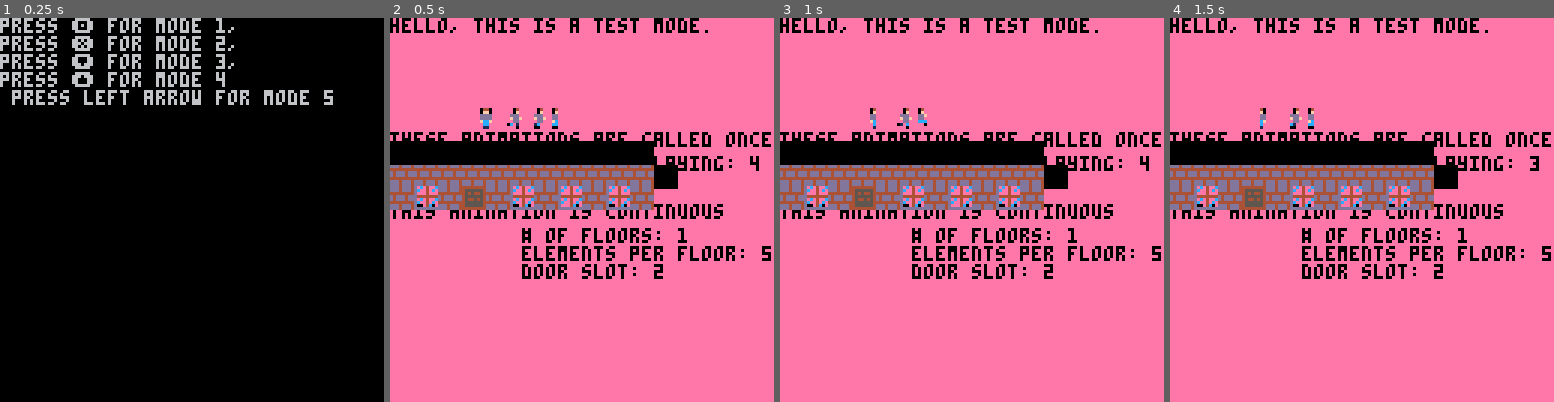
Above: before the commit, frames 1-4 (left to right).
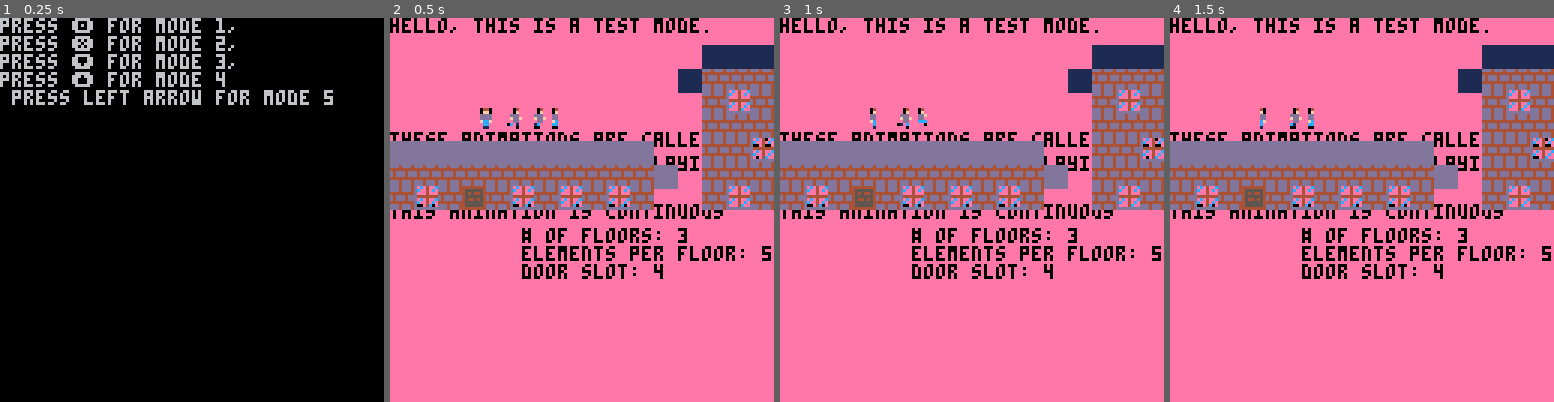
Above: after the commit, the same moments.

Repository: llopez020/Anxiety-at-its-Finest
Game: PICO-8 cartridge newbase.p8
The game is run twice, just before and just after one commit, with the same random seed, the same clock (stepped at 60 frames per second) and the same inputs.
Inputs:
- Up to frame 1 (0.25 s): no input
- Up to frame 2 (0.5 s): tap X (X key) at 0.33 s
- Up to frame 3 (1 s): tap O (Z key) at 0.7 s
- Up to frame 4 (1.5 s): tap X (X key) at 1.07 s

Frame 1 is identical in both runs. In frame 2, 13% of the frame differs, in the area x 0-100%, y 7-68%; in frame 3, 13%; in frame 4, 13%.

Commit message:
first pass at item spawners

Diff:
--- a/building_generator.lua
+++ b/building_generator.lua
@@ -1,7 +1,9 @@
 building_data = {
     buildings_end = 0,
-    xoffset = 0,
-    yoffset = 63
+    xoffset_build = 0,
+    yoffset_build = 63,
+    xoffset_camera = 0,
+    yoffset_camera = 63
 }
 building_list = {}
 building = {
@@ -12,9 +14,11 @@
     door_slot = 0,
     brick_color = 0,
     roof_color = 0,
+    max_spawners = 0
 }
 available_brick_colors = {15,8,13,5}
-available_roof_colors = {13,4,0,1,12,5}
+available_roof_colors = {13,4,0,1,5}
+available_spawners = {247,40,44}
 
 function building:new(building_x_start_,number_of_floors_,elements_per_floor_,brick_color_,roof_color_)
     self.__index = self
@@ -27,21 +31,48 @@
     self)
 end
 
-function new_building()
-    buildingToAdd =
-    building:new
-    (building_data.buildings_end, -- new building starts at buildings end coordinate
-    (flr(rnd(4)) + 1), -- number of floors = 1-4
-    (flr(rnd(4)) + 3), -- elements per floor = 3-6
-    available_brick_colors[(flr(rnd(#available_brick_colors)) + 1)], -- pick a random brick color from array
-    available_roof_colors[(flr(rnd(#available_roof_colors)) + 1)]) -- pick a random roof color from array
+function create_buildings()
+    while(building_data.buildings_end<128*8) do
+        buildingToAdd =
+        building:new
+        (building_data.buildings_end, -- new building starts at buildings end coordinate
+        (flr(rnd(4)) + 1), -- number of floors = 1-4
+        (flr(rnd(4)) + 3), -- elements per floor = 3-6
+        available_brick_colors[(flr(rnd(#available_brick_colors)) + 1)], -- pick a random brick color from array
+        available_roof_colors[(flr(rnd(#available_roof_colors)) + 1)]) -- pick a random roof color from array
 
-    buildingToAdd.building_x_end = building_data.buildings_end+(8*(buildingToAdd.elements_per_floor+1+buildingToAdd.elements_per_floor+2))
-    buildingToAdd.door_slot = (flr(rnd(buildingToAdd.elements_per_floor)) + 1)
+        buildingToAdd.building_x_end = building_data.buildings_end+(8*(buildingToAdd.elements_per_floor+1+buildingToAdd.elements_per_floor+2))
+        buildingToAdd.door_slot = (flr(rnd(buildingToAdd.elements_per_floor)) + 1)
+        buildingToAdd.max_spawners = (flr(buildingToAdd.elements_per_floor/2)*buildingToAdd.number_of_floors)/3
 
-    building_data.buildings_end = buildingToAdd.building_x_end
+        building_data.buildings_end = buildingToAdd.building_x_end
 
-    add(building_list,buildingToAdd)
+        map_x_start = (buildingToAdd.building_x_start/8)+1
+        floor_x_start = map_x_start
+        map_y_start = flr(building_data.yoffset_build/8)+1
+        current_spawners = 0
+        buildFloorOffset = 0
+        for i=1,buildingToAdd.number_of_floors,1 do
+            for j=1,buildingToAdd.elements_per_floor-buildFloorOffset,1 do
+                if i>1 then mset( floor_x_start, map_y_start, 52) end
+                if((flr(rnd(6)))==1 and current_spawners<buildingToAdd.max_spawners) then
+                    spawn = available_spawners[(flr(rnd(#available_spawners)) + 1)]
+                    mset( floor_x_start, map_y_start-1, spawn)
+                    if(spawn == 247) then
+                        --create_object("blob",247,floor_x_start*8,(map_y_start-1)*8,8,7)
+                        --mset(floor_x_start,map_y_start-1,0)
+                    end
+                    current_spawners += 1
+                end
+                floor_x_start += 2
+            end
+            map_y_start-=2
+            buildFloorOffset = buildFloorOffset^^1
+            floor_x_start = map_x_start+buildFloorOffset
+        end
+
+        add(building_list,buildingToAdd)
+    end
 end
 
 function renderBuildings()
@@ -50,7 +81,7 @@
         pal( 15, buildingToAdd.brick_color)
         buildGround(buildingToAdd)
         buildFloorOffset = 1
-        build_y_coord = building_data.yoffset-7-8-8
+        build_y_coord = building_data.yoffset_camera-7-8-8
         for i=1,buildingToAdd.number_of_floors-1,1 do
             buildFloor(buildingToAdd,buildFloorOffset,build_y_coord)
             buildFloorOffset = buildFloorOffset^^1
@@ -63,8 +94,8 @@
 end
 
 function buildGround(buildingToAdd)
-    build_x_coord = buildingToAdd.building_x_start+building_data.xoffset
-    build_y_coord = building_data.yoffset-7
+    build_x_coord = buildingToAdd.building_x_start+building_data.xoffset_camera
+    build_y_coord = building_data.yoffset_camera-7
     for i=1,buildingToAdd.elements_per_floor,1 do
         if (i == buildingToAdd.door_slot) then
             spr(58, build_x_coord, build_y_coord, 1, 1)
@@ -79,7 +110,7 @@
         end
     end
     spr(58, build_x_coord, build_y_coord, 1, 1)
-    build_x_coord = buildingToAdd.building_x_start+building_data.xoffset
+    build_x_coord = buildingToAdd.building_x_start+building_data.xoffset_camera
     build_y_coord = build_y_coord-8
     for i=1,buildingToAdd.elements_per_floor,1 do
         spr(58, build_x_coord, build_y_coord, 1, 1)
@@ -91,7 +122,7 @@
 end
 
 function buildFloor(buildingToAdd,buildFloorOffset,build_y_coord)
-    build_x_coord = buildingToAdd.building_x_start+building_data.xoffset
+    build_x_coord = buildingToAdd.building_x_start+building_data.xoffset_camera
     if(buildFloorOffset == 1) then
         spr(58, build_x_coord, build_y_coord, 1, 1)
         build_x_coord = build_x_coord + 8
@@ -113,7 +144,7 @@
         end
         spr(58, build_x_coord, build_y_coord, 1, 1)
     end
-    build_x_coord = buildingToAdd.building_x_start+building_data.xoffset
+    build_x_coord = buildingToAdd.building_x_start+building_data.xoffset_camera
     build_y_coord = build_y_coord-8
     for i=1,buildingToAdd.elements_per_floor,1 do
         spr(58, build_x_coord, build_y_coord, 1, 1)
@@ -125,11 +156,11 @@
 end
 
 function buildRoof(buildingToAdd,build_y_coord)
-    build_x_coord = buildingToAdd.building_x_start-8+building_data.xoffset
+    build_x_coord = buildingToAdd.building_x_start-8+building_data.xoffset_camera
     rectfill( build_x_coord, build_y_coord, build_x_coord+7, build_y_coord-7, buildingToAdd.roof_color)
     build_x_coord = build_x_coord + 8*(buildingToAdd.elements_per_floor+buildingToAdd.elements_per_floor+2)
     rectfill( build_x_coord, build_y_coord, build_x_coord+7, build_y_coord-7, buildingToAdd.roof_color)
-    build_x_coord = buildingToAdd.building_x_start+building_data.xoffset
+    build_x_coord = buildingToAdd.building_x_start+building_data.xoffset_camera
     build_y_coord = build_y_coord - 8
     for i=1,buildingToAdd.elements_per_floor,1 do
         rectfill( build_x_coord, build_y_coord, build_x_coord+7, build_y_coord-7, buildingToAdd.roof_color)
--- a/newbase.p8
+++ b/newbase.p8
@@ -52,7 +52,7 @@
 delta_y = 0
 velocity_x=0.0
 velocity_y=0.0
-player_speed = 400.0
+player_speed = 800.0
 gravity_strength = 200.0
 friction_strength = 10.0
 jump_strength = 5000.0
@@ -61,13 +61,15 @@
 -- end
 
 
-mapwidth=40 -- map width
+mapwidth=128 -- map width
 mapheight=30 -- map height
 
 mode = "initdebug" -- sets mode to debug menu
 
 player = create_object("player",0,0,0,4,7) -- creates player object with sprite 0
 loadmap() -- converts pico-8 map into objects
+
+create_buildings()
 
 mapx=player.x/8 -- map x pos
 mapy=player.y/8 -- map y pos
@@ -108,6 +110,7 @@
 function testmode()
 
 cls(12)
+renderBuildings()
 
 handle_animations()
 
@@ -184,8 +187,8 @@
 //if mapy<0 then mapy=0 end
 
 -- moves all objects to correct map position
-if player.x==64 and player.x==player.oldx and player.x!=0 then moveallx() end
-if player.y==64 and player.y==player.oldy and player.y!=0 then moveally() end
+if player.x==64 and player.x==player.oldx and player.x!=0 then moveallx() building_data.xoffset_camera+=((olddmapx-mapx)*8) end
+if player.y==64 and player.y==player.oldy and player.y!=0 then moveally() building_data.yoffset_camera+=((olddmapy-mapy)*8) end
 //if mapy<8 then mapy=8 end
 -- prints map pos
 //print(mapx.." "..ceil(player.x),40,0,7)
@@ -342,7 +345,6 @@
 	animate_once(30+8+8,30,{6,7,8},1,1,15,2)
 	animate_once(30+8+8+8,30,{6,7},1,1,10,2)
 	start_animate = 0
-	new_building()
 end
 print("these animations are called once",0,30+8)
 print("animations currently playing: "..#animation_data_once,0,30+8+8)
@@ -697,14 +699,14 @@
 6666666666666666666666666666666666666666666666666f6f666607477470d22222d200066666c7cccccc0cf88fc066c777c603330666bbabb1a133344333
 6666666666666666666666666666666666666666666666666666666604777740ddddddd208066666cc77cccc6cf88fc66c777cc660306666ba4abb1b34344443
 666666666666666666666666666666666666666666666666666666666000000662222226000666666cccccc666ffff66ccccc66666066666bbabbbbb44444444
-6886666688666666886666665777777777777777777777755555555575555557aaaaaaaa55555555fff4fff4444444446664444666666666bbbbbbbbb8bbb8bb
-6446666644666666446666665777777777777777777777755555555577777777aaaaaaaa55555555fff4fff445555554664545a466666666bbbbbbbb828b8a8b
-88886666886666668866666657777777777777777777777555555555555555555555555555555555444444444545445466454a5466644666bbbbbbbbb8bbb8bb
-48846666486666668466666657777777777777777777777555555555555555555555555555555555f4fff4ff45555554664545a466888866bbbbbbbb33333333
-41146666416666661466666657777777777777777777777555555555555555555555555555555555f4fff4ff454454546645455468844886bbbbbbbb33333333
-61166666616666661666666657777777777777777777777577777777555555555555555555555555444444444555555466454aa466844866bbbbbbbb43333343
-68866666686666668666666657777777777777777777777555555555555555555555555555555555fff4fff4455555546645455466888866bbbbbbbb43444344
-66666666666666666666666655555555555555555555555577777555555555555555555555555555fff4fff4444444446646444468888886bbbbbbbb44444444
+6886666688666666886666665777777799999999777777755555555575555557aaaaaaaa55555555fff4fff4444444446664444666666666bbbbbbbbb8bbb8bb
+6446666644666666446666665777777765999996777777755555555577777777aaaaaaaa55555555fff4fff445555554664545a466666666bbbbbbbb828b8a8b
+88886666886666668866666657777777666666667777777555555555555555555555555555555555444444444545445466454a5466644666bbbbbbbbb8bbb8bb
+48846666486666668466666657777777666666667777777555555555555555555555555555555555f4fff4ff45555554664545a466888866bbbbbbbb33333333
+41146666416666661466666657777777666666667777777555555555555555555555555555555555f4fff4ff454454546645455468844886bbbbbbbb33333333
+61166666616666661666666657777777666666667777777577777777555555555555555555555555444444444555555466454aa466844866bbbbbbbb43333343
+68866666686666668666666657777777666666667777777555555555555555555555555555555555fff4fff4455555546645455466888866bbbbbbbb43444344
+66666666666666666666666655555555666666665555555577777555555555555555555555555555fff4fff4444444446646444468888886bbbbbbbb44444444
 66666666666660000006666666666666666666666666666666666666666666006666666666666666666000066666666666666666666666666666666666666666
 66666666666600666000066666666666666666666666666666660000000000506666666666666666660000000666666666666666666666666666666666666666
 66666666666600666660006666666666666666666666666666600055555555066666666666666666600666000000666666666666666666666666666666666666
@@ -805,15 +807,15 @@
 0000000000000000000000000001000000000000000000000000000000000000000000000000000000000000000000010000000101010000000000000000000100000000000000000000000000000000000000000000000000000000000000000000000000000000000000000000000000000000000000000000000000000000
 0000000000000000000000000000000000000000000000000000000000000000000000000000000000000000000000000000000000000000000000000000000000000000000000010100000000000000000000000000000000000000000000000000000000000000000000000000000000000000000000000000000000000001
 __map__
-0000000000000000000000000000000000000000000000000000000000000000000000003e3f3e3e00000000000000000000000e00000000000000000000000000000000000000000000000000000000000000000000000000000000000000000000000000000000000000000000000000000000000000000000000000000000
-00000000000000000000000000000000000000000000000000000000000000000000002e3e0d2f2f0000000000000000000000000000000e000000000000000000000000000000000000000000000000000000000000000000000000000000000000000000000000000000000000000000000000000000000000000000000000
-0000000000000000f7c8c80000000000000000000000000000000000000000000000003e2f0d0d1e00000000c8000000000000000000000000000000c80000000000000000000000000000c8000000000000000000000000000000c8000000000000000000000000000000c8000000000000000000000000000000c800000000
-000000000000003bc8c8c8c800000000c8c8c8c800000000000000000000000000003e2f0d0d1e1e000000c83ac800000000c8c8c8c80000000000c83ac8000000c8c8c8c80000000000c83ac800000000c8c8c8c80000000000c83ac800000000c8c8c8c80000000000c83ac800000000c8c8c8c80000000000c83ac8000000
-00000000000000c83a3a3a3ac80000c8c8c8c8c8c8000000000000000000000000003e0d0d0d1e1e0000c83a3a3ac80000c8c8c8c8c8c8000000c83a3a3a0000c8c8c8c8c8c8000000c83a3a3ac80000c8c8c8c8c8c8000000c83a3a3ac80000c8c8c8c8c8c8000000c83a3a3ac80000c8c8c8c8c8c8000000c83a3a3ac80000
-000000000000c83a3a3a3a3a3ac800003a3a3a3a000035350000000000000000003e3f0d0d1e1e1e0000003a3a3a000000003a3a3a3a00000000003a3a3a0000003a3a3a3a00000000003a3a3a000000003a3a3a3a00000000003a3a3a000000003a3a3a3a00000000003a3a3a000000003a3a3a3a00000000003a3a3a000000
-000000000000003a3a3a3a3a3a0000003af63acc0000000000353535003500003e2e0d0d0d1e1e1e0000003a3a3a000000003af63acc00000000003a3a3a0000003af63acc00000000003a3a3a000000003af63acc00000000003a3a3a000000003af63acc00000000003a3a3a000000003af63acc00000000003a3a3a000000
-000000f70000233a3a3a3a3a3a0000003a3a3a3a00000000000000000000003e3e2f0d0d1e1e1e1e0000003a3a3a000000003a3a3a3a00000000003a3a3a0000003a3a3a3a00000000003a3a3a000000003a3a3a3a00000000003a3a3a000000003a3a3a3a00000000003a3a3a000000003a3a3a3a00000000003a3a3a000000
-2f2f3e3e3737373737373737373737373737373737373e3535353e3e3e3e3e3e3f0d0d1e1e1e1e1e37373737373737373737373737373737373737373737373737373737373737373737373737373737373737373737373737373737373737373737373737373737373737373737373737373737373737373737373737373737
+0000000000000000000000000000000000000000000000000000000000000000000000000000000000000000000000000000000000000000000000000000000000000000000000000000000000000000000000000000000000000000000000000000000000000000000000000000000000000000000000000000000000000000
+0000000000000000000000000000000000000000000000000000000000000000000000000000000000000000000000000000000000000000000000000000000000000000000000000000000000000000000000000000000000000000000000000000000000000000000000000000000000000000000000000000000000000000
+0000000000000000000000000000000000000000000000000000000000000000000000000000000000000000000000000000000000000000000000000000000000000000000000000000000000000000000000000000000000000000000000000000000000000000000000000000000000000000000000000000000000000000
+0000000000000000000000000000000000000000000000000000000000000000000000000000000000000000000000000000000000000000000000000000000000000000000000000000000000000000000000000000000000000000000000000000000000000000000000000000000000000000000000000000000000000000
+0000000000000000000000000000000000000000000000000000000000000000000000000000000000000000000000000000000000000000000000000000000000000000000000000000000000000000000000000000000000000000000000000000000000000000000000000000000000000000000000000000000000000000
+0000000000000000000000000000000000000000000000000000000000000000000000000000000000000000000000000000000000000000000000000000000000000000000000000000000000000000000000000000000000000000000000000000000000000000000000000000000000000000000000000000000000000000
+0000000000000000000000000000000000000000000000000000000000000000000000000000000000000000000000000000000000000000000000000000000000000000000000000000000000000000000000000000000000000000000000000000000000000000000000000000000000000000000000000000000000000000
+000000f700000000000000000000000000000000000000000000000000000000000000000000000000000000000000000000000000000000000000000000000000000000000000000000000000000000000000000000000000000000000000000000000000000000000000000000000000000000000000000000000000000000
+2f2f333333333333333333333333333333330000333333333333333333333333333333333333333333333333333333333333333333333333333333333333333333333333333333333333333333333333333333333333333333333333333333333333333333333333333333333333333333333333333333333333333333333333
 3f3f3e3838383838383838383838383838383838383e3e3e3e3e3e3e2e3e3e2f0d0d0d1e1e1e1e1e38383838383838383838383838383838383838383838383838383838383838383838383838383838383838383838383838383838383838383838383838383838383838383838383838383838383838383838383838383838
 2f2f3335333533353335333533353335333533352f2f1e1e1e1e2f2f2f2f2f0d0d0d1e1e1e1e1e0d33353335333533353335333533353335333533353335353335333533353335333533353335333533353335333533353335333533353335333533353335333533353335333533353335333533353335333533353335333533
 0d0d0d0d0d0d0d0d0d0d0d0d0d0d0d0d0d0d0d0d0d0d2f2f1e1e1e0d1e0d0d0d0d0d1e1e1e1e1e1e0d0d0d0d0d0d1e0d0d0d0d0d0d0d0d0d0d0d0d0d0d0d0d0d0d0d0d0d0d0d0d0d0d0d0d0d0d1e0d0d0d0d0d0d0d0d0d0d0d0d0d0d0d1e0d0d0d0d0d0d0d0d0d0d0d0d0d0d0d1e0d0d0d0d0d0d0d0d0d0d0d0d0d0d0d1e0d0d
